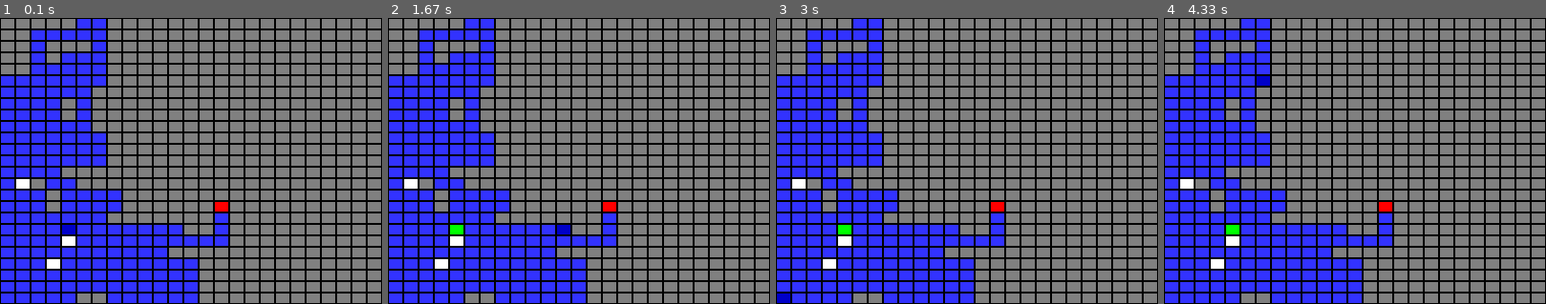
Above: before the commit, frames 1-4 (left to right).
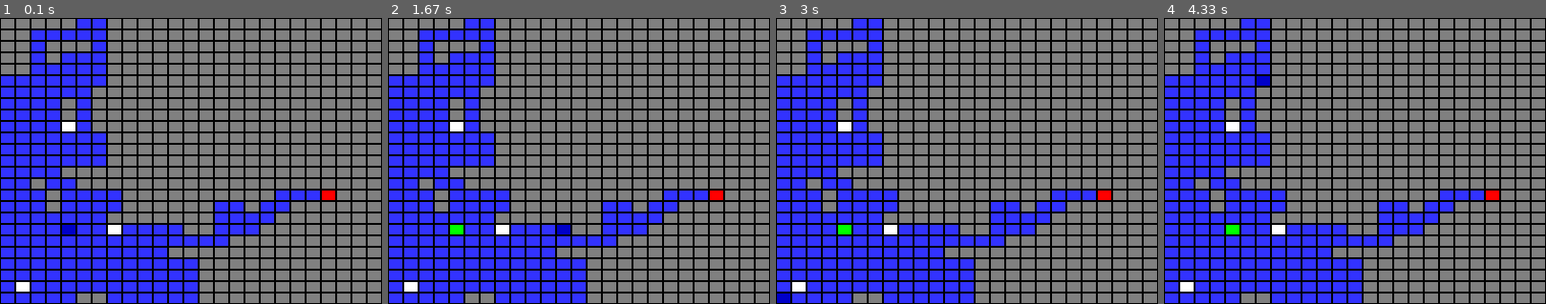
Above: after the commit, the same moments.

Repository: Anthony-185/P3-KOZAK-ANTOINE
Game: pygame game, started from pygame_module.py
Same seed, same stepped clock (60 frames per second), same inputs: the game is played once before the commit and once after it.
Inputs:
- Up to frame 1 (0.1 s): no input
- Up to frame 2 (1.67 s): hold Right 0.33-0.8 s
- Up to frame 3 (3 s): hold Left 1.67-2.2 s; hold Down 2.23-2.53 s
- Up to frame 4 (4.33 s): hold Up 3-3.37 s; hold Right 3.4-4.03 s

The runs differ from the first frame. In frame 1, 2.2% of the frame differs, in the area x 4-88%, y 36-96%; in frame 2, 2.2%; in frame 3, 2.2%; in frame 4, 2.2%.

Commit message:
verbose mobe improved, V.for_vendetta log as a decorator, use Mac vyver V17

Diff:
--- a/grid_module.py
+++ b/grid_module.py
@@ -14,20 +14,26 @@
 
 
 class V:
-    '''class log, used to log called function
+    ''' class log, used to log called function
         used by macgyver V17'''
+
     a = {'All + Last':['total', 'last called']} ; i = [0] ; last = [0]
     @staticmethod
-    def for_vendetta(func, *args, **kvargs):
-        V.a['All + Last'][0] = V.i[0] = V.i[0] + 1
-        V.a['All + Last'][1] = V.last[0] = [func.__name__, args, kvargs]
-        if func.__name__ in V.a: V.a[func.__name__][0] += 1
-        else: V.a[func.__name__] = [0,'msg']
-        to_add = func, args, kvargs
-        if not to_add in V.a[func.__name__]:
-            V.a[func.__name__].append( to_add)
-        V.a[func.__name__][1] = to_add
-        return func(*args, **kvargs)
+    def for_vendetta(func):
+
+        def f(*args, **kvargs):
+
+            V.a['All + Last'][0] = V.i[0] = V.i[0] + 1
+            V.a['All + Last'][1] = V.last[0] = [func.__name__, args, kvargs]
+            if func.__name__ in V.a: V.a[func.__name__][0] += 1
+            else: V.a[func.__name__] = [0,'msg']
+            to_add = func, args, kvargs
+            if not to_add in V.a[func.__name__]:
+                V.a[func.__name__].append( to_add)
+            V.a[func.__name__][1] = to_add
+            return func(*args, **kvargs)
+
+        return f
 
 
 class Grid: # transform this in a iterator
@@ -46,6 +52,7 @@
     bag = 3 * [0]
 
     @staticmethod
+    @V.for_vendetta
     def move(mov):
         new_pos = [0, 0]
         new_pos[0] = Hero.pos[0] + mov[0]
@@ -55,9 +62,10 @@
             Hero.pos = new_pos
             C.console_print() ; time.sleep(0)
             if new_pos in Grid.object:
-                V.for_vendetta(Hero.interact, new_pos)
+                Hero.interact(new_pos)
 
     @staticmethod
+    @V.for_vendetta
     def interact(new_pos):
         if   new_pos == Grid.dic['start']: return None
         elif new_pos == Grid.dic['item_1']: Hero.bag[0] = True
@@ -70,6 +78,7 @@
 
 class Path:
     ''' path creator (~ map generator) '''
+    @V.for_vendetta
     def __init__(self, column=15, row=15):
         Grid.dic = {x: 0
             for x in "start item_1 item_2 item_3 final_goal".split()}
@@ -80,13 +89,16 @@
         pass
 
     @staticmethod # take x, y as [0] --> return [X] like that #       [X]
+    @V.for_vendetta
     def near_position(x, y):                                  #   [X] [O] [X]
         return (x + 1, y), (x - 1, y), (x, y + 1), (x, y - 1) #       [X]
 
     @staticmethod # create to define some space between the differents element
+    @V.for_vendetta
     def some_space(chance = 99):
         return random.randrange(1, 100+1) >= chance # -> 97% chance to be True
 
+    @V.for_vendetta
     def by_path_generator(self, failed = [0], all_loop = [0]):
         obj = iter(Grid.dic.keys())
 
@@ -100,7 +112,7 @@
                 print(79*'-')
                 print('path failed -> all walls deleted -> restarting now')
                 Grid.path = set() ; all_loop[0] += loop
-                V.for_vendetta(self.by_path_generator)
+                self.by_path_generator()
                 break
 
             future_position = [i for i in self.near_position(*actual_position)
@@ -128,6 +140,7 @@
 class C:
 
     @staticmethod
+    @V.for_vendetta
     def console_print():
         if Grid.row >=60 or Grid.column >= 28: return None
         print(4*"\n" + 80*"_" + "\n\n")
@@ -145,18 +158,19 @@
             print("|")
 
     @staticmethod
+    @V.for_vendetta
     def handle():
         print(79*'_')
         command = input("z: up, d: right, s: down, q: left, exit to quit\n> ")
         if command == 'exit': playing = False
-        elif command == 'z' : V.for_vendetta(Hero.move, (0, -1))
-        elif command == 'd' : V.for_vendetta(Hero.move, (+1, 0))
-        elif command == 's' : V.for_vendetta(Hero.move, (0, +1))
-        elif command == 'q' : V.for_vendetta(Hero.move, (-1, 0))
+        elif command == 'z' : Hero.move((0, -1))
+        elif command == 'd' : Hero.move((+1, 0))
+        elif command == 's' : Hero.move((0, +1))
+        elif command == 'q' : Hero.move((-1, 0))
 
 if __name__ == '__main__':
 
-    Path(27,59).by_path_generator()
+    Path(20,59).by_path_generator()
     Hero.pos = Grid.dic['start']
     playing = True
     while playing:
--- a/macgyver V17.py
+++ b/macgyver V17.py
@@ -11,7 +11,7 @@
 # [X] log function in V in other canvas (can be improved)
 # [ ] a oblivion style, can be cool
 # _____________________________________________________________________________
-path = Path(30,30)
+path = Path(45,45)
 path.by_path_generator()
 Hero.pos = Grid.dic['start']
 game = Game()
@@ -65,8 +65,8 @@
     old_a = a
     game.canvas2.itemconfig(end_canvas[0], text = ' '.join(all))
 
-
-    loop_prog = m / limit * WIDTH - 20
+    loop_prog = m / limit * (WIDTH - 20)
     game.canvas2.coords(end_canvas[1],
         10, HEIGHT-10, 10 + loop_prog, HEIGHT-10)
+
     game.run()
--- a/pygame_module.py
+++ b/pygame_module.py
@@ -9,6 +9,8 @@
 # ___________________________________________________________________________ #
 white, black, red, blue = (255,)*3, (0,)*3, (255,0,0), (0,0,255)
 class Py_game_1():
+
+    @V.for_vendetta
     def __init__(self):
         RESOLUTION = (400,300)
         self.DX = RESOLUTION[0] // Grid.row
@@ -21,13 +23,17 @@
         self.clock = pygame.time.Clock()
         self.update_screen()
 
+    @V.for_vendetta
     def handleEvents(self):
         ''' only handle quit pygame, not working well... '''
         List_event = pygame.event.get()
         for event in List_event:
-            if event.type == QUIT: pygame.quit()
+            if event.type == QUIT:
+                pygame.quit()
+                quit()
         return List_event
 
+    @V.for_vendetta
     def key_pressed(self, hold = [[]]):
         ''' hold is here to prevent multi case deplacement
             it's a list so it can be keep in memory inside the function '''
@@ -40,6 +46,7 @@
         hold.pop() ; hold.append(pressed_keys)
         return pressed_keys
 
+    @V.for_vendetta
     def update_screen(self):
         ''' draw all objects, in reverse because all specials items
             are at the start of the list '''
@@ -54,6 +61,7 @@
             self.draw(pos[0] - 1, pos[1] - 1, color)
         pygame.display.flip()
 
+    @V.for_vendetta
     def draw(self, x, y, color):
         ''' just draw a rectangle, take x, y, and color
             it's x - 1 and y - 1 already converted /!\ '''
@@ -63,6 +71,7 @@
                self.DY - 2)
         pygame.draw.rect(self.screen, color, pos)
 
+    @V.for_vendetta
     def run(self):
         ''' main function of the game,
             run everything in game '''
--- a/tkinter_module.py
+++ b/tkinter_module.py
@@ -7,6 +7,8 @@
 # [X] lag with 100x100 cases : escape funny_color if Gird > 1117
 # _____________________________________________________________________________
 class Game:
+
+    @V.for_vendetta
     def __init__(self):
         WIDTH = 550 ; HEIGHT = 400 # ----------------------------> CANVAS SIZE
         Game.DX = WIDTH // Grid.row # ------+--------------------> case lenght
@@ -37,13 +39,19 @@
         self.canvas.bind_all('<KeyPress-Right>', self.move_right) # + 2
         self.canvas.bind_all('<KeyPress-Up>',    self.move____up) # + 3
         self.canvas.bind_all('<KeyPress-Down>',  self.move__down) # + 4
-    # ====================================== LINKED : +-------------+
+    # =============================== LINKED :        +-------------+
+    #                                                 |
+    @V.for_vendetta #                                 |
     def move__left(self, event): Hero.move((-1, 0)) # + 1
+    @V.for_vendetta #                                 |
     def move_right(self, event): Hero.move((+1, 0)) # + 2
+    @V.for_vendetta #                                 |
     def move____up(self, event): Hero.move((0, -1)) # + 3
+    @V.for_vendetta #                                 |
     def move__down(self, event): Hero.move((0, +1)) # + 4
 
     @staticmethod
+    @V.for_vendetta
     def calcul_canvas_position(case):
         pos  = [case[0] * Game.DX, case[1] * Game.DY] # ----> general position
         pos  = [pos[0] - Game.DX + 2 + Game.CX,  # pos - case corner up-left
@@ -51,20 +59,22 @@
         pos += [pos[0] + Game.DX - 1, pos[1] + Game.DY - 1] # -> add end coord
         return pos
 
+    @V.for_vendetta
     def funny_color(self, i = [0]):
         i[0] = i[0] + 32 if i[0] < 16**3-2047 else -16**3+2048
-        x = V.for_vendetta(hex,  abs( i[0]))[2:] ; x = f'{x:0>3}'
+        x = hex( abs( i[0]))[2:] ; x = f'{x:0>3}'
         self.canvas.itemconfig(Hero.tk, fill= '#' + x + '0' * 6)
         self.canvas.itemconfig('item', fill= '#' + x * 3)
         if Grid.row * Grid.column >= 1117: return
         # pass this if big Grid
         self.canvas.itemconfig('wall', fill= '#0ff0ff' + x)
 
+    @V.for_vendetta
+    def hero_move_in_canvas(self):
+        pos = self.calcul_canvas_position(Hero.pos)
+        self.canvas.coords(Hero.tk, pos)
 
-    def hero_move_in_canvas(self):
-        pos = V.for_vendetta(self.calcul_canvas_position, Hero.pos)
-        V.for_vendetta(self.canvas.coords, Hero.tk, pos)
-
+    @V.for_vendetta
     def run(self):
         self.funny_color()
         self.hero_move_in_canvas()
